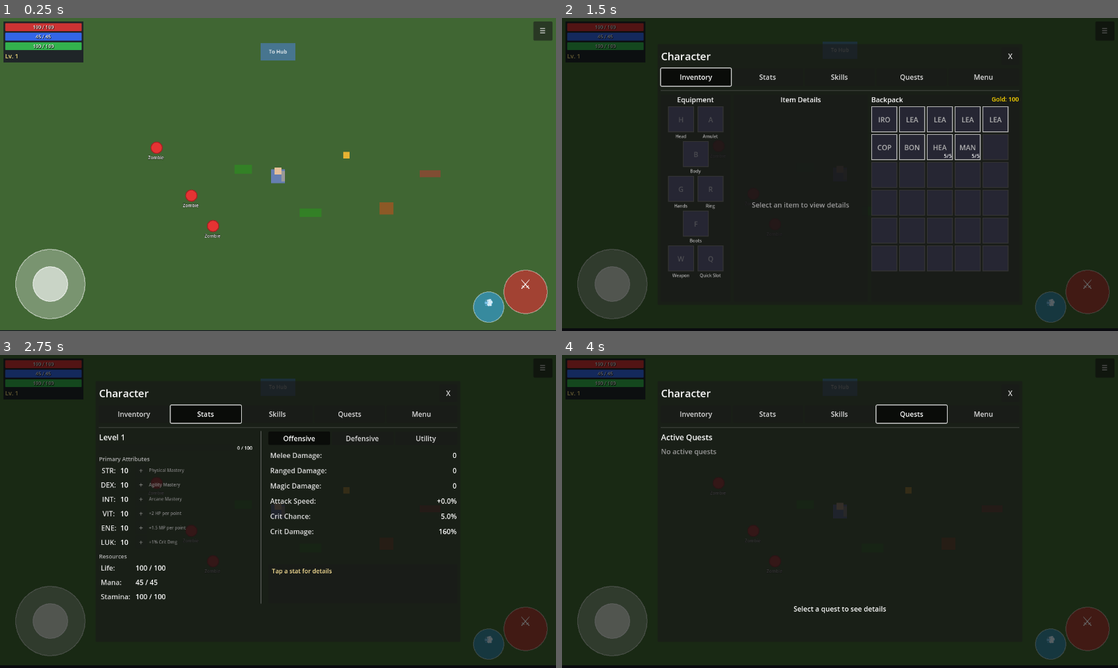
Above: before the commit, frames 1-4 (two rows, left to right).
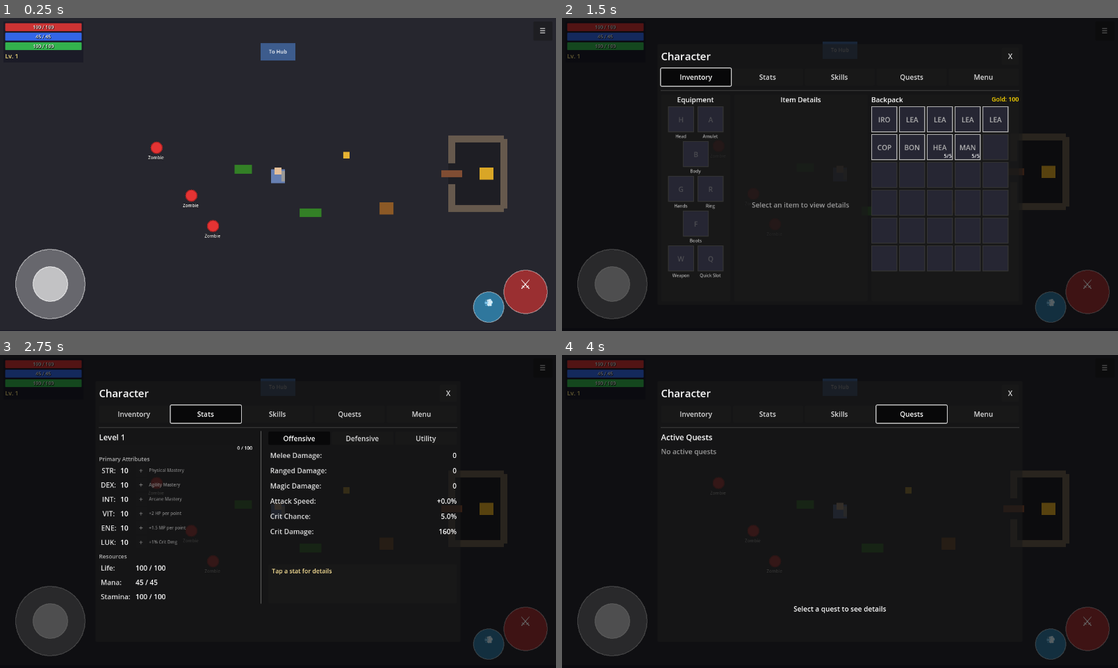
Above: after the commit, the same moments.

Repository: MatousHruska/MobileTestia
Game: Godot game, scene res://scenes/world/zone_meadow.tscn
The game is run twice, just before and just after one commit, with the same random seed, the same clock (stepped at 60 frames per second) and the same inputs. This scene is started directly instead of the project's main scene.
Inputs:
- Up to frame 1 (0.25 s): no input
- Up to frame 2 (1.5 s): click "☰" at 0.5 s; click "Inventory" at 1.25 s
- Up to frame 3 (2.75 s): click "Stats" at 2 s
- Up to frame 4 (4 s): click "Skills" at 2.75 s; click "Quests" at 3.5 s

The runs differ from the first frame. In frame 1, 95% of the frame differs, in the area x 0-100%, y 0-100%; in frame 2, 38%; in frame 3, 38%; in frame 4, 38%.

Commit message:
Add walled secret room in Meadows with guaranteed golden chest
- Change Meadow background to dark neutral color for visibility
- Add walled secret room structure on the right side
- Door blocks entrance until lever is activated in Crypt
- Guaranteed golden chest inside the secret room

Diff:
--- a/scenes/world/zone_meadow.tscn
+++ b/scenes/world/zone_meadow.tscn
@@ -11,6 +11,15 @@
 [sub_resource type="RectangleShape2D" id="RectangleShape2D_trans"]
 size = Vector2(80, 40)
 
+[sub_resource type="RectangleShape2D" id="RectangleShape2D_wall_h"]
+size = Vector2(128, 16)
+
+[sub_resource type="RectangleShape2D" id="RectangleShape2D_wall_v"]
+size = Vector2(16, 160)
+
+[sub_resource type="RectangleShape2D" id="RectangleShape2D_wall_v_small"]
+size = Vector2(16, 56)
+
 [node name="ZoneMeadow" type="Node2D"]
 script = ExtResource("4_zone")
 zone_id = "zone_meadow"
@@ -22,7 +31,7 @@
 offset_top = -360.0
 offset_right = 640.0
 offset_bottom = 360.0
-color = Color(0.25, 0.4, 0.2, 1)
+color = Color(0.15, 0.15, 0.18, 1)
 
 [node name="Decorations" type="Node2D" parent="."]
 
@@ -46,14 +55,98 @@
 offset_bottom = -35.0
 color = Color(0.9, 0.7, 0.2, 1)
 
-[node name="Interactables" type="Node2D" parent="."]
+[node name="SecretRoom" type="Node2D" parent="."]
+position = Vector2(400, 0)
 
-[node name="SecretGateDoor" type="Node2D" parent="Interactables"]
-position = Vector2(350, 0)
+[node name="Floor" type="ColorRect" parent="SecretRoom"]
+offset_left = -8.0
+offset_top = -80.0
+offset_right = 120.0
+offset_bottom = 80.0
+color = Color(0.12, 0.12, 0.14, 1)
+
+[node name="WallTop" type="StaticBody2D" parent="SecretRoom"]
+position = Vector2(56, -80)
+
+[node name="Visual" type="ColorRect" parent="SecretRoom/WallTop"]
+offset_left = -64.0
+offset_top = -8.0
+offset_right = 64.0
+offset_bottom = 8.0
+color = Color(0.4, 0.35, 0.3, 1)
+
+[node name="Collision" type="CollisionShape2D" parent="SecretRoom/WallTop"]
+shape = SubResource("RectangleShape2D_wall_h")
+
+[node name="WallBottom" type="StaticBody2D" parent="SecretRoom"]
+position = Vector2(56, 80)
+
+[node name="Visual" type="ColorRect" parent="SecretRoom/WallBottom"]
+offset_left = -64.0
+offset_top = -8.0
+offset_right = 64.0
+offset_bottom = 8.0
+color = Color(0.4, 0.35, 0.3, 1)
+
+[node name="Collision" type="CollisionShape2D" parent="SecretRoom/WallBottom"]
+shape = SubResource("RectangleShape2D_wall_h")
+
+[node name="WallRight" type="StaticBody2D" parent="SecretRoom"]
+position = Vector2(120, 0)
+
+[node name="Visual" type="ColorRect" parent="SecretRoom/WallRight"]
+offset_left = -8.0
+offset_top = -80.0
+offset_right = 8.0
+offset_bottom = 80.0
+color = Color(0.4, 0.35, 0.3, 1)
+
+[node name="Collision" type="CollisionShape2D" parent="SecretRoom/WallRight"]
+shape = SubResource("RectangleShape2D_wall_v")
+
+[node name="WallLeftTop" type="StaticBody2D" parent="SecretRoom"]
+position = Vector2(0, -52)
+
+[node name="Visual" type="ColorRect" parent="SecretRoom/WallLeftTop"]
+offset_left = -8.0
+offset_top = -28.0
+offset_right = 8.0
+offset_bottom = 28.0
+color = Color(0.4, 0.35, 0.3, 1)
+
+[node name="Collision" type="CollisionShape2D" parent="SecretRoom/WallLeftTop"]
+shape = SubResource("RectangleShape2D_wall_v_small")
+
+[node name="WallLeftBottom" type="StaticBody2D" parent="SecretRoom"]
+position = Vector2(0, 52)
+
+[node name="Visual" type="ColorRect" parent="SecretRoom/WallLeftBottom"]
+offset_left = -8.0
+offset_top = -28.0
+offset_right = 8.0
+offset_bottom = 28.0
+color = Color(0.4, 0.35, 0.3, 1)
+
+[node name="Collision" type="CollisionShape2D" parent="SecretRoom/WallLeftBottom"]
+shape = SubResource("RectangleShape2D_wall_v_small")
+
+[node name="SecretGateDoor" type="Node2D" parent="SecretRoom"]
+position = Vector2(0, 0)
 script = ExtResource("8_door")
 door_name = "Secret Gate"
 persistence_id = "meadows_lever_door"
 lever_controlled = true
+
+[node name="SecretChest" type="Marker2D" parent="SecretRoom"]
+position = Vector2(80, 0)
+script = ExtResource("7_chest_spawn")
+spawn_id = "meadow_secret_chest"
+spawn_chance = 1.0
+wooden_weight = 0
+iron_weight = 0
+golden_weight = 100
+
+[node name="Interactables" type="Node2D" parent="."]
 
 [node name="Enemies" type="Node2D" parent="."]
 
Not shown: 1 places in scenes/world/zone_meadow.tscn that only renumber resources
